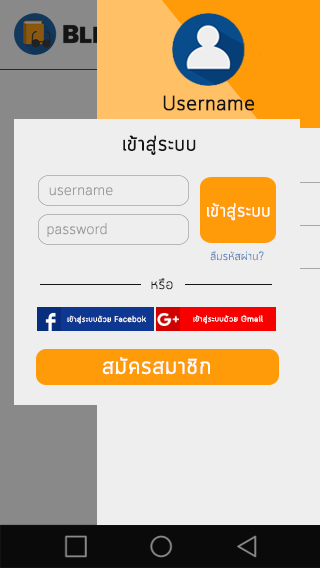
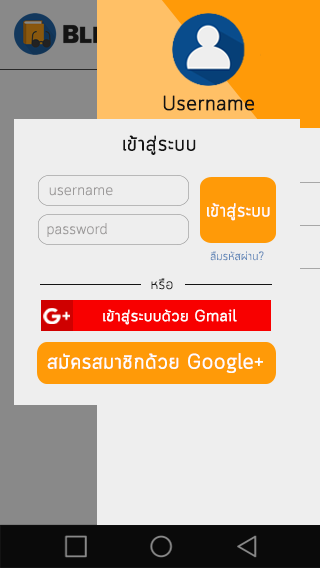
Layers edited between the first and the second 320×568 image:
renamed "สมัครสมาชิก" to "สมัครสมาชิกด้วย Google+", painted on it over (x1=47, y1=353, x2=263, y2=375)
painted on "Rounded Rectangle 3" over (x1=36, y1=342, x2=279, y2=385)
hid "เข้าสู่ระบบด้วย Facebok" over (x1=37, y1=307, x2=154, y2=331)
added layer "เข้าสู่ระบบด้วย Gmail" (1st of 2, in "login") in group "login" over (x1=103, y1=309, x2=237, y2=325)
added layer "Layer 6" in group "login" over (x1=43, y1=308, x2=70, y2=324)
added layer "Rectangle 2 copy" in group "login" over (x1=41, y1=300, x2=73, y2=331)
added layer "Rectangle 1 copy" in group "login" over (x1=41, y1=300, x2=271, y2=331)
hid "เข้าสู่ระบบด้วย Gmail" (2nd of 2, in "login") over (x1=156, y1=307, x2=276, y2=331)
